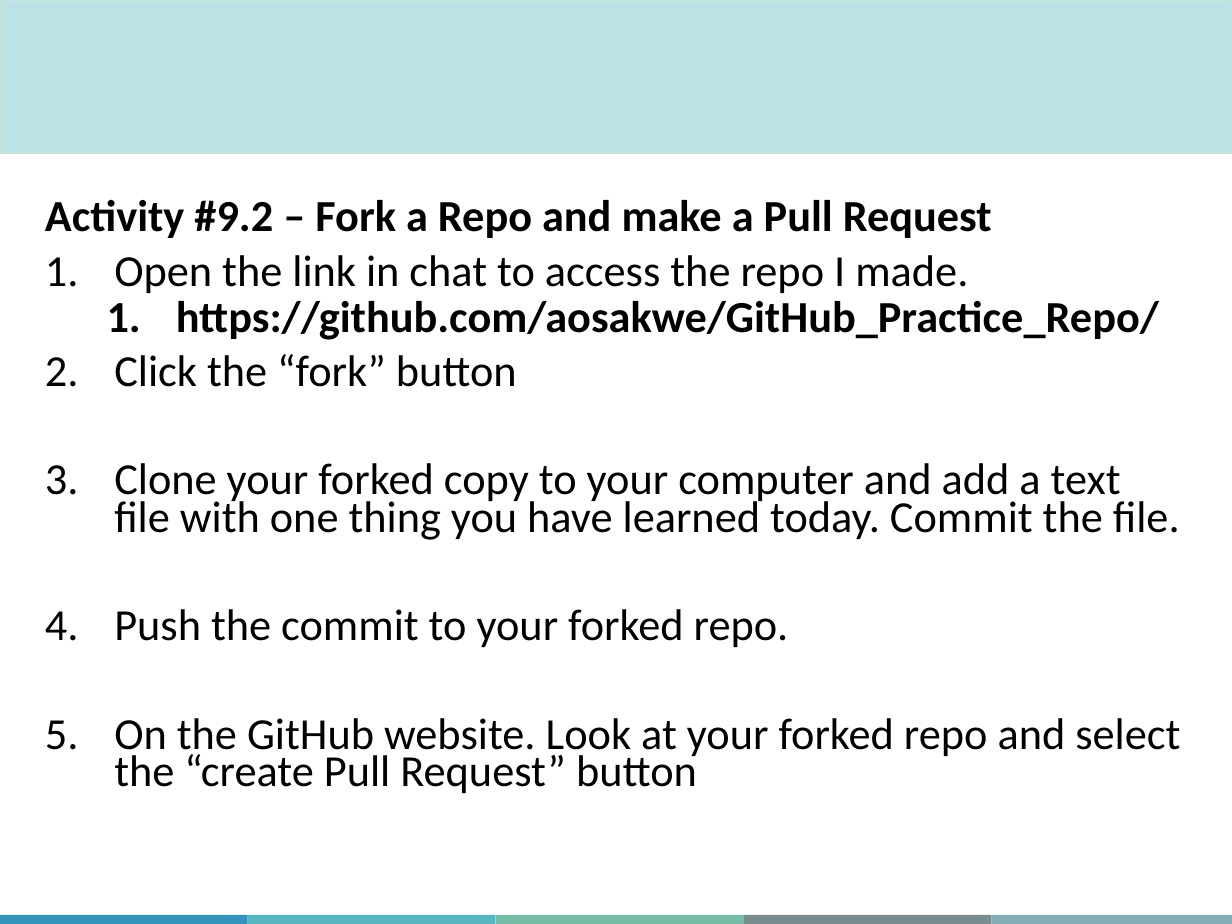
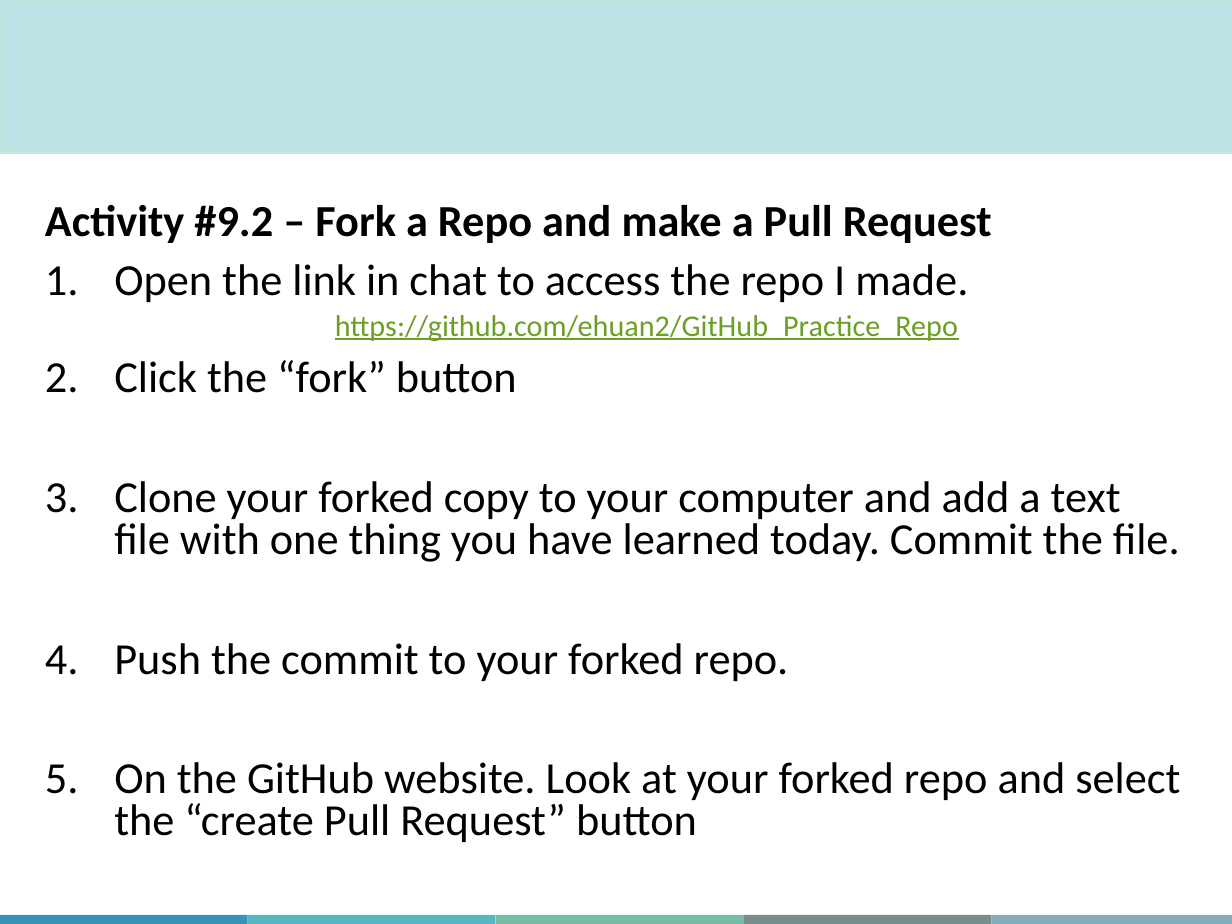
Before and after one commit to ehuan2/IntroToGitHub, a slide deck: slide 65 of Slides/MiCM_GitHub_Workshop_may_2026.pptx (slide 63 before the commit). Drawn at 1232x924 pixels with LibreOffice and Linux fonts; fonts in the diff are those of the drawing; background and template pictures are left out. Boxes give left, top, right and bottom in pixels: in the first picture for what was removed or moved away, otherwise in the second. Text is boxed around its words. In the diff, an @@ line names an element or a change of style, - is before the commit and + after.

```diff
--- a/Slides/MiCM_GitHub_Workshop_may_2026.pptx
+++ b/Slides/MiCM_GitHub_Workshop_may_2026.pptx
@@ text at bbox=[45, 205, 1180, 842]: line spacing 0.7 to 0.8 @@
@@ text at bbox=[335, 315, 958, 341]: text changed; size 25.9 to 17.6 pt; text colour #000000 to #6B9F25; bold off @@
-  1. https://github.com/aosakwe/GitHub_Practice_Repo/
+  https://github.com/ehuan2/GitHub_Practice_Repo
```
Also in this commit, not shown: 22 other slides changed, 4 slides added, 2 slides removed.
